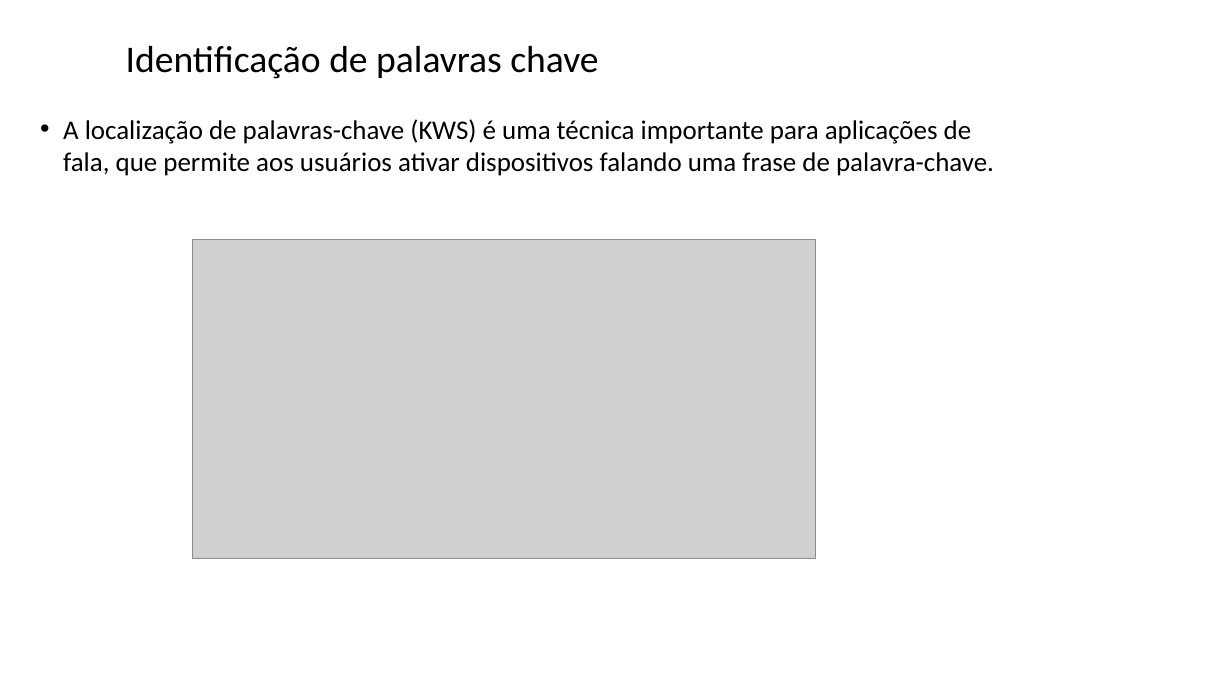
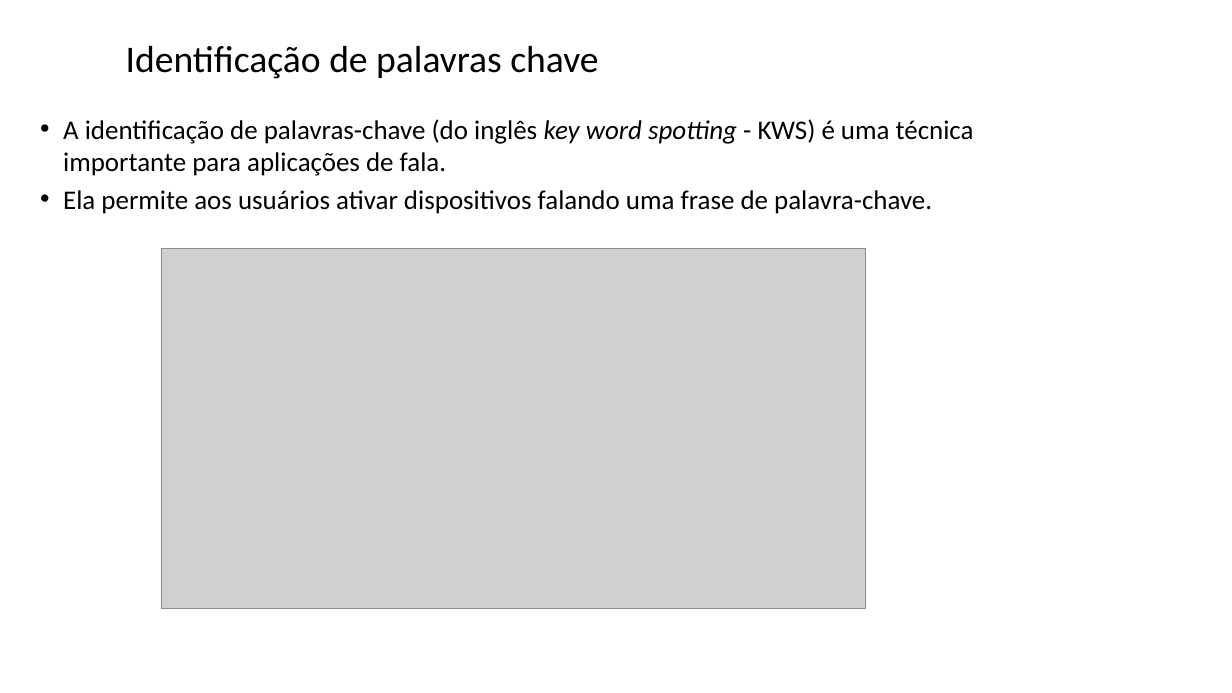
Before and after one commit to zz4fap/tp557-iot-ml, a slide deck: slide 2 of slides/TP557_17_identificação_palavras_chave.pptx. Drawn at 1232x693 pixels with LibreOffice and Linux fonts; fonts in the diff are those of the drawing; grey boxes stand for pictures; background and template pictures are left out. Boxes give left, top, right and bottom in pixels: in the first picture for what was removed or moved away, otherwise in the second. Text is boxed around its words. In the diff, an @@ line names an element or a change of style, - is before the commit and + after.

```diff
--- a/slides/TP557_17_identificação_palavras_chave.pptx
+++ b/slides/TP557_17_identificação_palavras_chave.pptx
@@ text at (63,119,974,214): text changed @@
-• A localização de palavras-chave (KWS) é uma técnica importante para aplicações de fala, que permite aos usuários ativar dispositivos falando uma frase de palavra-chave.
+• A identificação de palavras-chave (do inglês key word spotting - KWS) é uma técnica importante para aplicações de fala.
+• Ela permite aos usuários ativar dispositivos falando uma frase de palavra-chave.
@@ picture: place and size @@
-picture at (192,239,815,558)
+picture at (162,249,866,609)
```
Also in this commit, not shown: 10 other slides changed.
